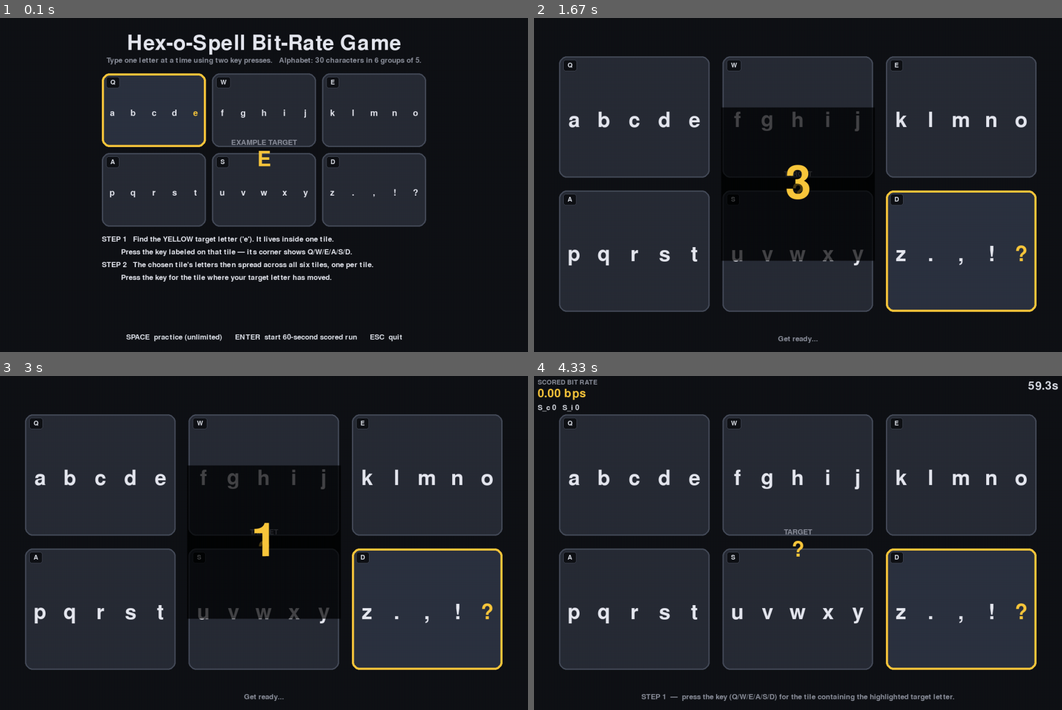
Above: before the commit, frames 1-4 (two rows, left to right).
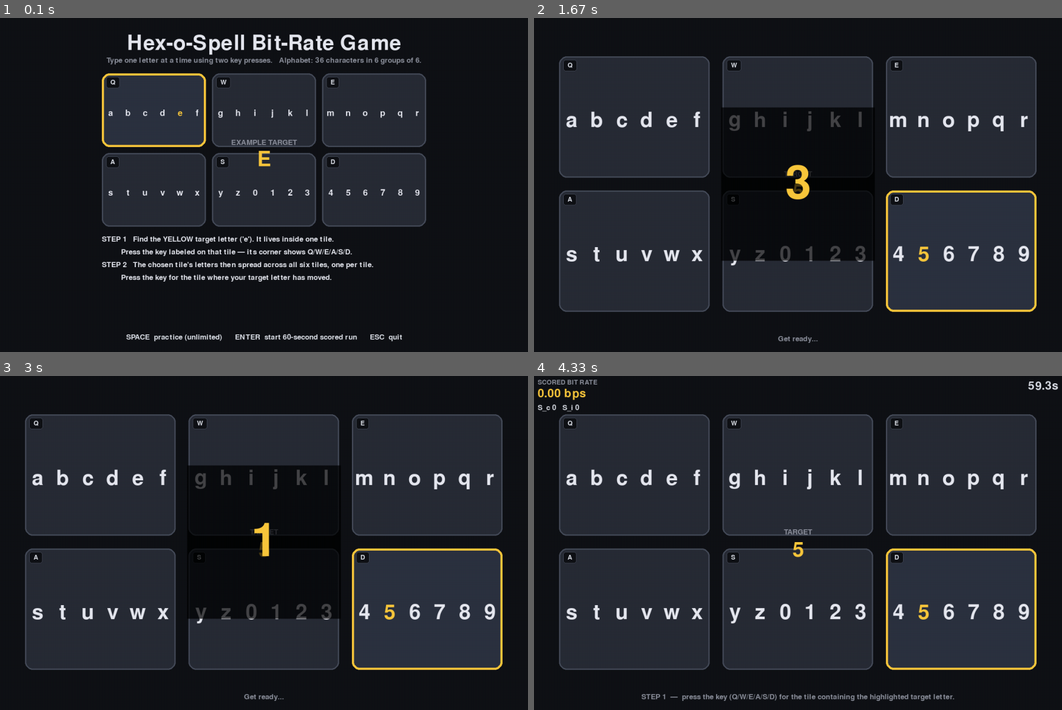
Above: after the commit, the same moments.

Repository: Aaronearlerichardson/bitrate_game
Game: pygame game, started from src/bitrate_game/__main__.py
Same seed, same stepped clock (60 frames per second), same inputs: the game is played once before the commit and once after it.
Inputs:
- Up to frame 1 (0.1 s): no input
- Up to frame 2 (1.67 s): tap Space at 0.33 s; tap Enter at 0.67 s
- Up to frame 3 (3 s): no input
- Up to frame 4 (4.33 s): no input

The runs differ from the first frame. In frame 1, 0.6% of the frame differs, in the area x 20-80%, y 11-54%; in frame 2, 2.6%; in frame 3, 2.6%; in frame 4, 2.8%, in the area x 6-94%, y 27-75%.

Commit message:
more tokens

Diff:
--- a/src/bitrate_game/config.py
+++ b/src/bitrate_game/config.py
@@ -20,12 +20,14 @@
 # N = NUM_GROUPS * GROUP_SIZE.  Bit-rate formula uses log2(N - 1).
 
 NUM_GROUPS: int = 6
-GROUP_SIZE: int = 5  # -> N = 30, log2(29) ≈ 4.858 bits per selection
+GROUP_SIZE: int = 6  # -> N = 36, log2(35) ≈ 5.129 bits per selection
 
 # The alphabet must satisfy len(ALPHABET) == NUM_GROUPS * GROUP_SIZE.
-# Letters first (most familiar to typists), then four punctuation marks to fill
-# out the 6th hex group. Order doesn't matter for the i.i.d. property.
-ALPHABET: tuple[str, ...] = tuple("abcdefghijklmnopqrstuvwxyz.,!?")
+# 26 letters + 10 digits gives a clean alphanumeric set of 36 — extending the
+# target inventory beyond the keyboard's letter row lifts the per-selection
+# information content (log2(N-1) bits) without changing the two-step
+# selection mechanic. Order doesn't matter for the i.i.d. property.
+ALPHABET: tuple[str, ...] = tuple("abcdefghijklmnopqrstuvwxyz0123456789")
 
 
 # -----------------------------------------------------------------------------
